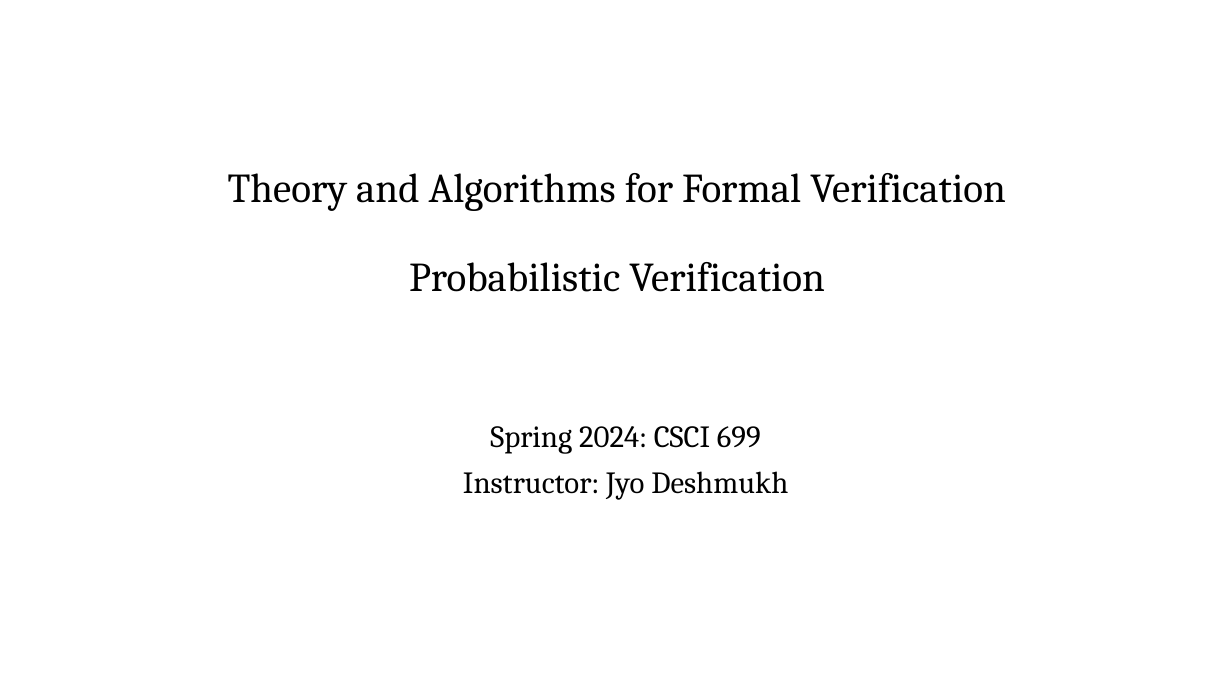
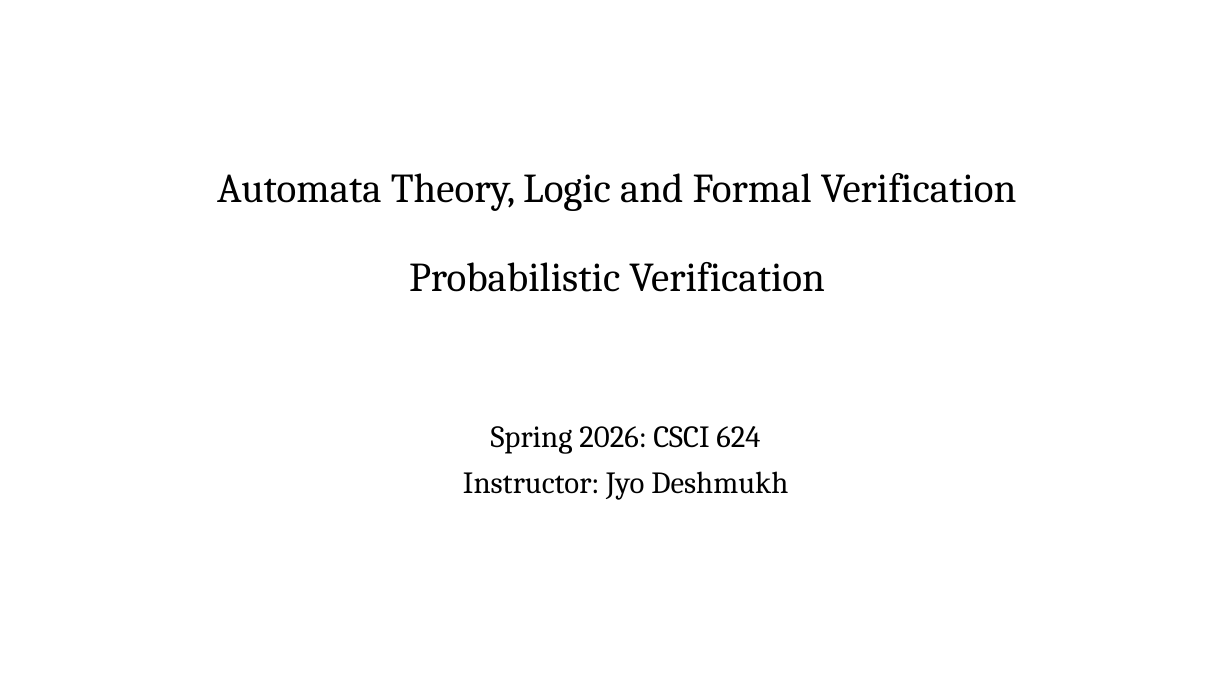
Before and after one commit to jdeshmukh/jdeshmukh.github.io, a slide deck: slide 1 of teaching/fvTheorySlides/ProbabilisticVerification.pptx. Drawn at 1232x693 pixels with LibreOffice and Linux fonts; fonts in the diff are those of the drawing; background and template pictures are left out. Boxes give left, top, right and bottom in pixels: in the first picture for what was removed or moved away, otherwise in the second. Text is boxed around its words. In the diff, an @@ line names an element or a change of style, - is before the commit and + after.

```diff
--- a/teaching/fvTheorySlides/ProbabilisticVerification.pptx
+++ b/teaching/fvTheorySlides/ProbabilisticVerification.pptx
@@ title at [217, 173, 1017, 292]: text changed @@
-Theory and Algorithms for Formal Verification
-Probabilistic Verification
+Automata Theory, Logic and Formal Verification
+Probabilistic Verification
@@ subtitle at [491, 426, 760, 454]: text changed @@
-Spring 2024: CSCI 699
+Spring 2026: CSCI 624
```
Also in this commit, not shown: 37 other slides changed, 1 slide added, 27 other files.
